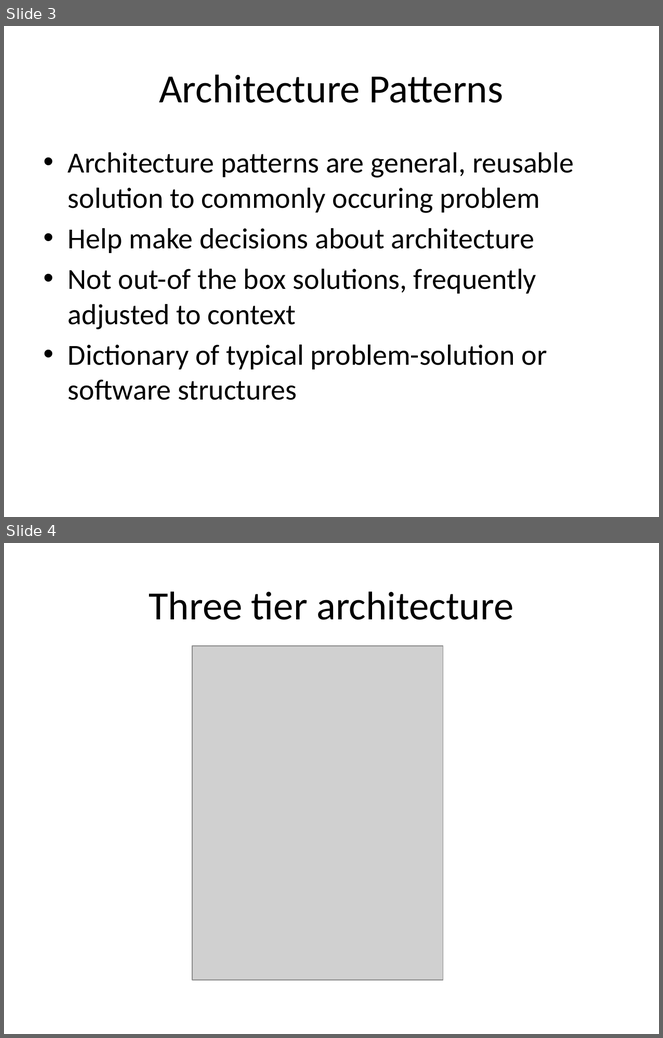
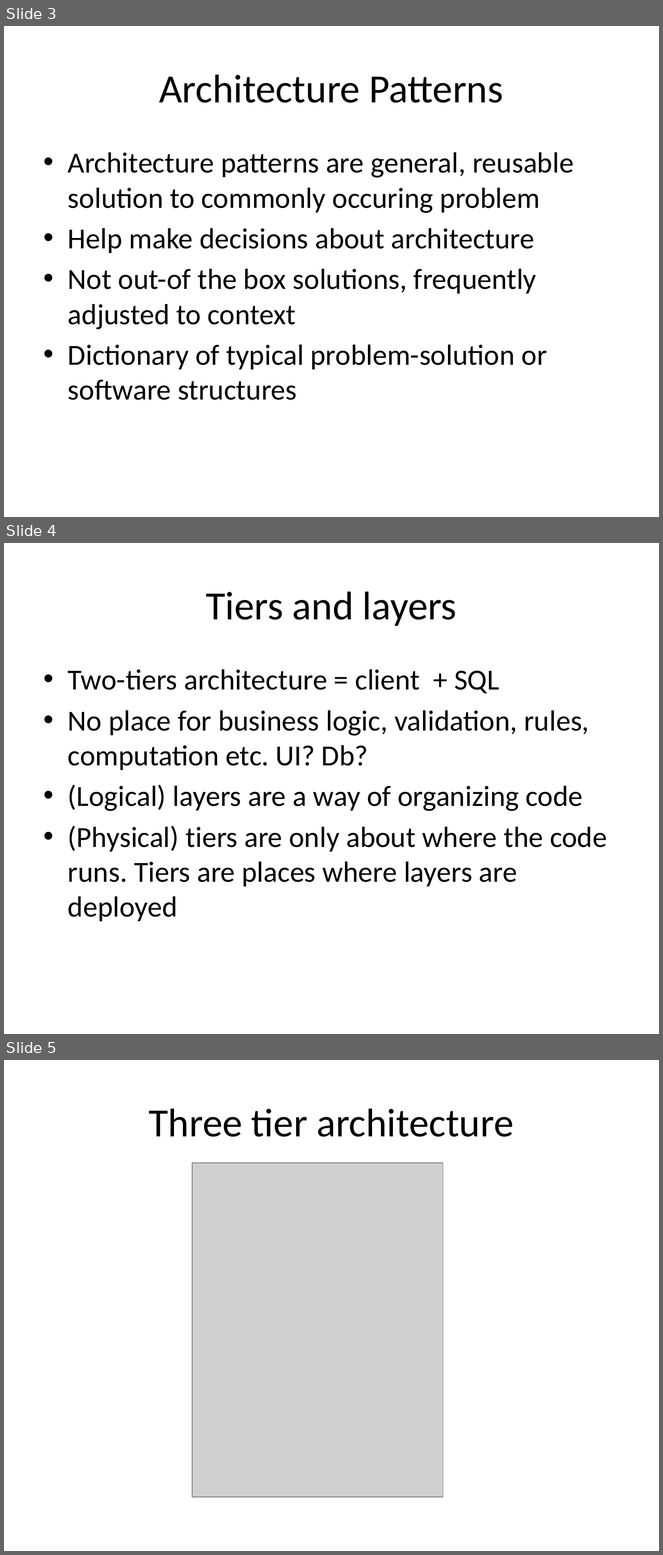
Before and after one commit to piotrcierpich/IntroToArchitecture, a slide deck: IntroToArchitecture.pptx. Shown one above the other, each under a label of ours: slides 3 and 4 before the commit, slides 3, 4 and 5 after it. The pictures are 663x1038 and 663x1555 pixels, drawn with LibreOffice and Linux fonts; fonts in the diff are those of the drawing; grey boxes stand for pictures. Boxes give left, top, right and bottom in pixels: in the first picture for what was removed or moved away, otherwise in the second. Text is boxed around its words. In the diff, an @@ line names an element or a change of style, - is before the commit and + after.

Commit message:
slide of layers and tiers

```diff
--- a/IntroToArchitecture.pptx
+++ b/IntroToArchitecture.pptx
@@ slide 4 added at (4, 543, 659, 1034), background #FFFFFF @@
@@ title added at (206, 591, 457, 626), 44 pt, text #000000 @@
+Tiers and layers
@@ text added at (68, 669, 607, 922), 32 pt, text #000000 @@
+• Two-tiers architecture = client + SQL
+• No place for business logic, validation, rules, computation etc. UI? Db?
+• (Logical) layers are a way of organizing code
+• (Physical) tiers are only about where the code runs. Tiers are places where layers are deployed
@@ what was slide 4 is now slide 5 @@
```
